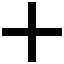
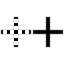
Two versions of the same layered image (w=64, h=64). Layer-by-layer changes:
added layer "Ebene #11" above "Ebene #10" over (32, 16, 64, 48)
added layer "Ebene #10" above "Ebene #9" over (0, 16, 32, 48)
hid "Ebene #9" over (2, 2, 62, 62)
